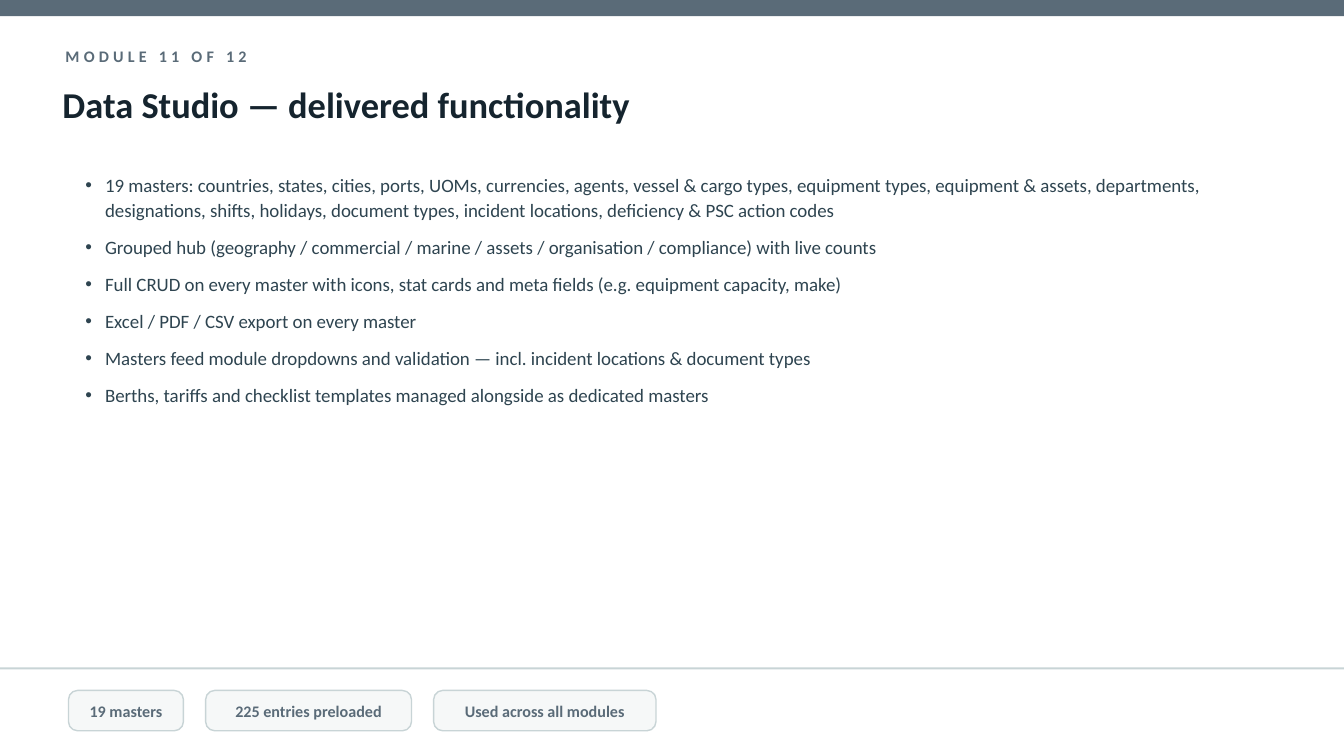
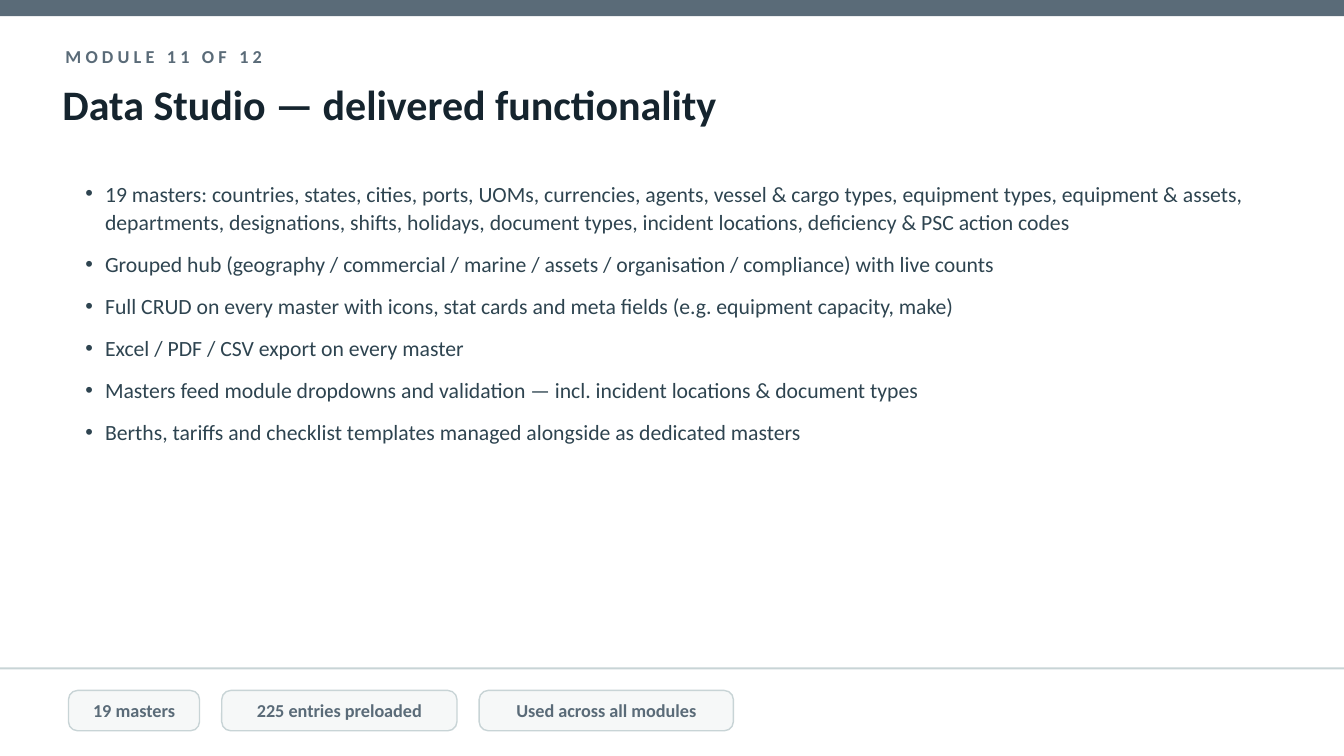
Before and after one commit to mobiliseapplabllp/maritime-project-presentation, a slide deck: slide 24 of dist/mundra-portal-project-presentation.pptx. Drawn at 1344x756 pixels with LibreOffice and Linux fonts; fonts in the diff are those of the drawing. Boxes give left, top, right and bottom in pixels: in the first picture for what was removed or moved away, otherwise in the second. Text is boxed around its words. In the diff, an @@ line names an element or a change of style, - is before the commit and + after.

```diff
--- a/dist/mundra-portal-project-presentation.pptx
+++ b/dist/mundra-portal-project-presentation.pptx
@@ text "Data Studio — delivered functionality" at (x1=62, y1=90, x2=716, y2=127): size 26 to 30 pt @@
@@ text "19 masters: countries, states, cities, ..." at (x1=105, y1=187, x2=1242, y2=444): size 13.5 to 15.5 pt; more space between paragraphs @@
@@ rounded rectangle "19 masters" resized from (x1=69, y1=691, x2=184, y2=731) to (x1=69, y1=691, x2=200, y2=731) @@
@@ rounded rectangle "225 entries preloaded" resized from (x1=206, y1=691, x2=411, y2=731) to (x1=222, y1=691, x2=457, y2=731) @@
@@ size 11.5 to 13 pt in 4 elements at (x1=65, y1=51, x2=262, y2=63), (x1=69, y1=691, x2=200, y2=731), (x1=222, y1=691, x2=457, y2=731), (x1=479, y1=691, x2=733, y2=731) @@
@@ rounded rectangle "Used across all modules" resized from (x1=434, y1=691, x2=656, y2=731) to (x1=479, y1=691, x2=733, y2=731) @@
```
Also in this commit, not shown: 31 other slides changed, 3 other files.
